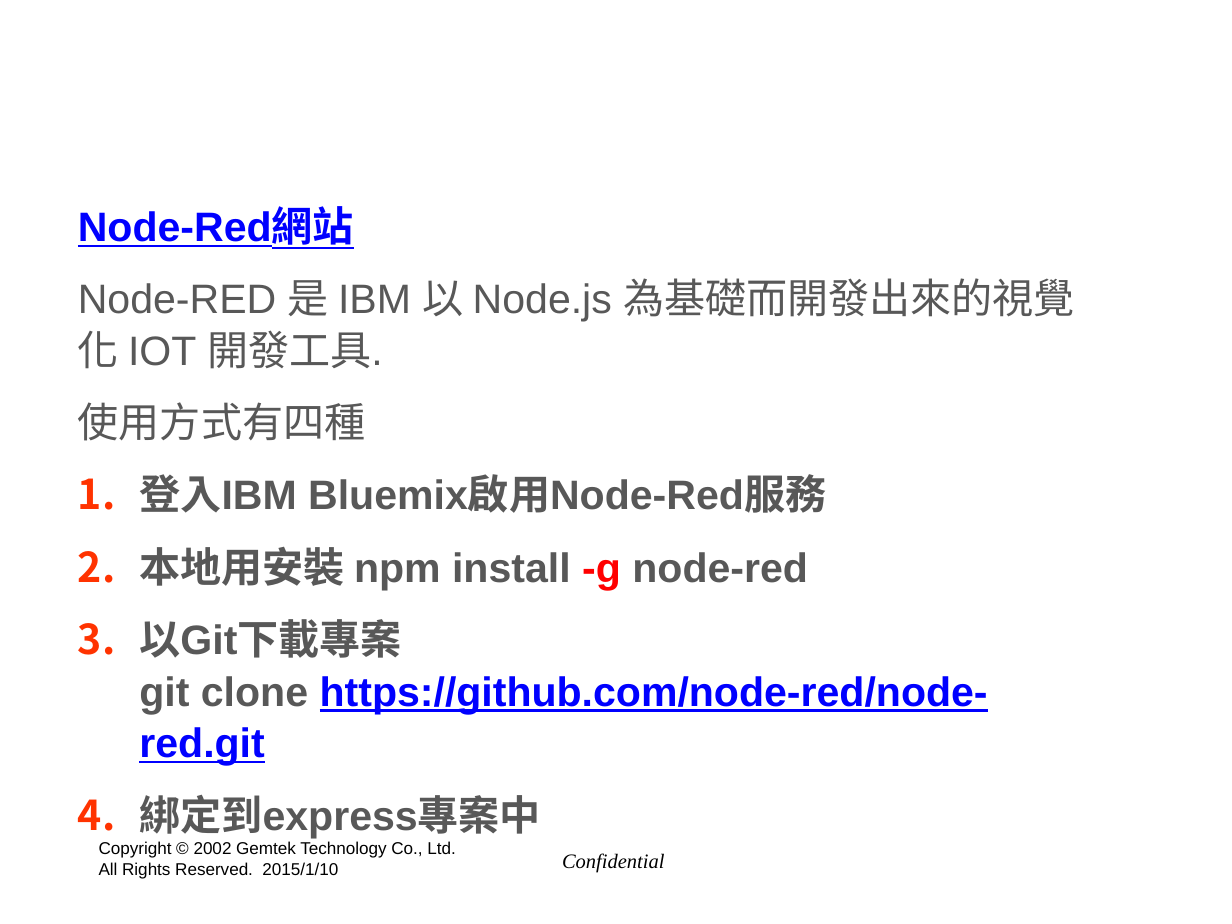
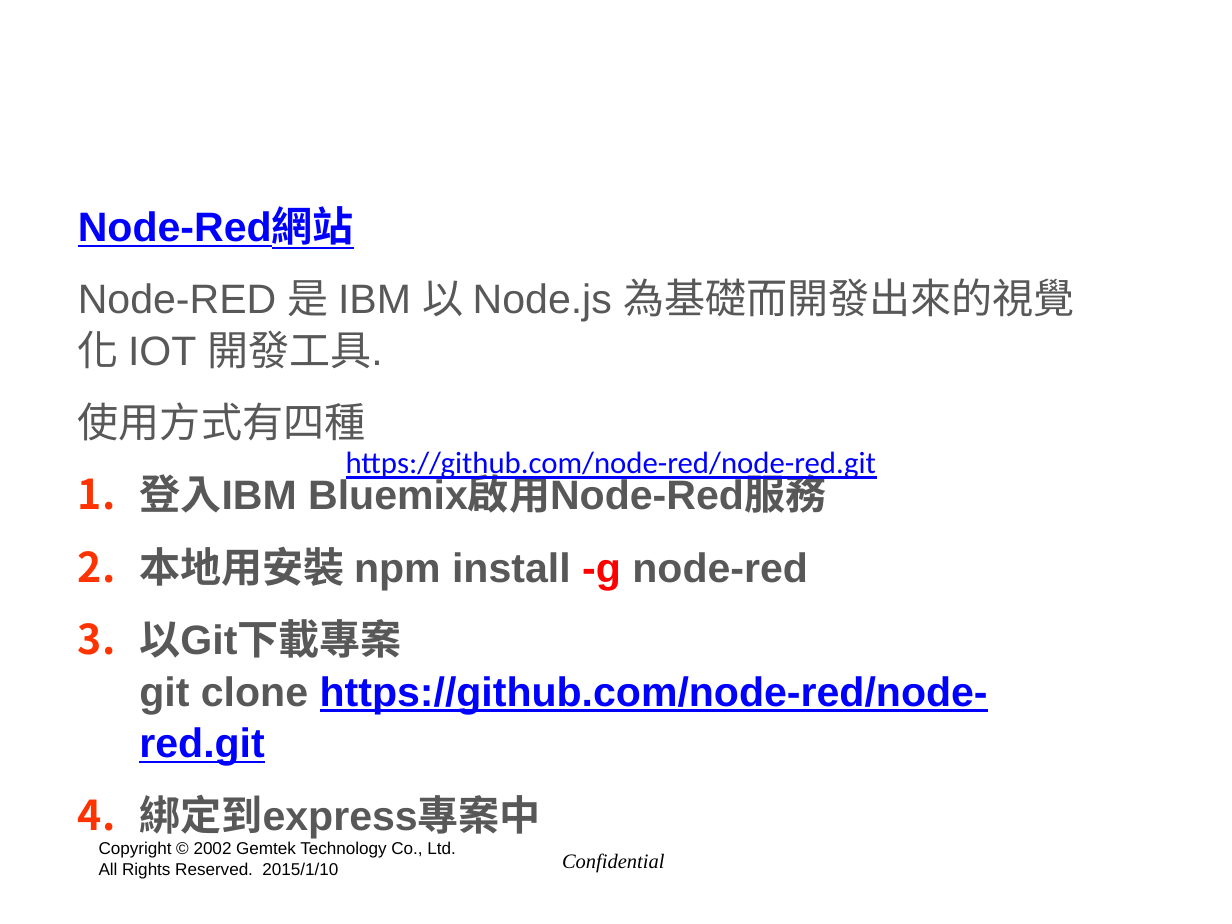
Before and after one commit to hyper570908/tools, a slide deck: slide 12 of doc/GIot_Session(win7).pptx. Drawn at 1232x924 pixels with LibreOffice and Linux fonts; fonts in the diff are those of the drawing; background and template pictures are left out. Boxes give left, top, right and bottom in pixels: in the first picture for what was removed or moved away, otherwise in the second. Text is boxed around its words. In the diff, an @@ line names an element or a change of style, - is before the commit and + after.

```diff
--- a/doc/GIot_Session(win7).pptx
+++ b/doc/GIot_Session(win7).pptx
@@ text added at box(346, 451, 876, 482), 18 pt, text #0000FF, underline @@
+https://github.com/node-red/node-red.git
```
Also in this commit, not shown: 1 other slide changed, 1 slide added, 35 other files.
